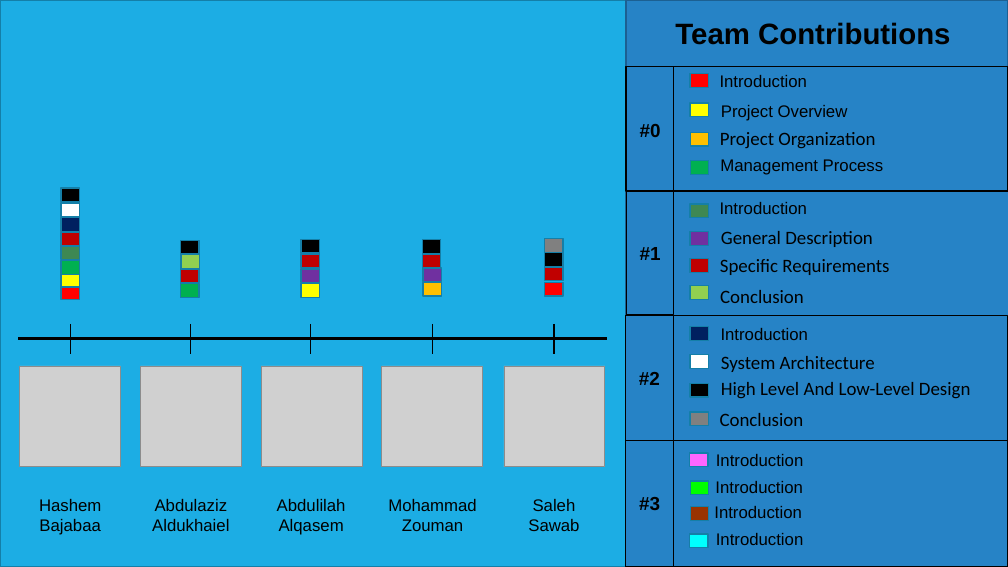
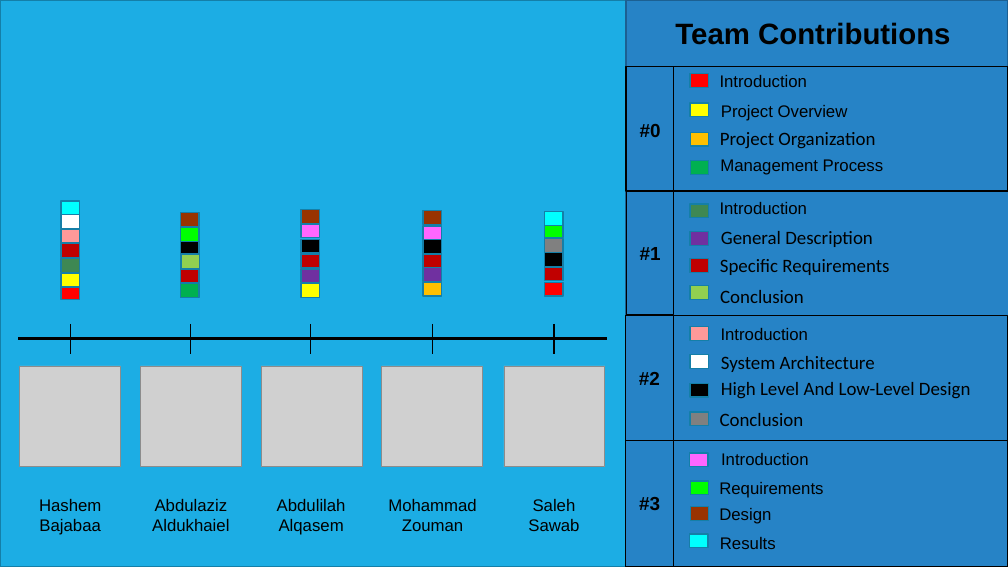
Before and after one commit to hashem-ali/SATS, a slide deck: slide 22 of ProjectPhases/Project-Phase-03-CS310-F-171.pptx (slide 20 before the commit). Drawn at 1008x567 pixels with LibreOffice and Linux fonts; fonts in the diff are those of the drawing; grey boxes stand for pictures. Boxes give left, top, right and bottom in pixels: in the first picture for what was removed or moved away, otherwise in the second. Text is boxed around its words. In the diff, an @@ line names an element or a change of style, - is before the commit and + after.

```diff
--- a/ProjectPhases/Project-Phase-03-CS310-F-171.pptx
+++ b/ProjectPhases/Project-Phase-03-CS310-F-171.pptx
@@ rectangle: place and size @@
-rectangle at bbox=[61, 188, 79, 202]
+rectangle at bbox=[61, 201, 79, 215]
@@ rectangle at bbox=[61, 201, 79, 215]: fill #000000 to #00FFFF @@
@@ rectangle added at bbox=[301, 209, 319, 223], fill #993300, outline #1580A9 1.25 pt @@
@@ 3 rectangles: place and size @@
-3 rectangles at bbox=[61, 203, 79, 246]
+3 rectangles at bbox=[61, 215, 79, 257]
@@ rectangle at bbox=[61, 229, 79, 243]: fill #002060 to #FF9999 @@
@@ rectangle added at bbox=[181, 228, 199, 241], fill #00FF00, outline #1580A9 1.25 pt @@
@@ rectangle added at bbox=[181, 212, 199, 226], fill #993300, outline #1580A9 1.25 pt @@
@@ rectangle added at bbox=[301, 224, 319, 237], fill #FF66FF, outline #1580A9 1.25 pt @@
@@ rectangle added at bbox=[423, 226, 442, 240], fill #FF66FF, outline #1580A9 1.25 pt @@
@@ rectangle added at bbox=[423, 211, 442, 225], fill #993300, outline #1580A9 1.25 pt @@
@@ rectangle added at bbox=[545, 224, 563, 237], fill #00FF00, outline #1580A9 1.25 pt @@
@@ rectangle added at bbox=[545, 212, 563, 225], fill #00FFFF, outline #1580A9 1.25 pt @@
@@ rectangle: place and size @@
-rectangle at bbox=[61, 246, 79, 259]
+rectangle at bbox=[61, 259, 79, 272]
@@ rectangle removed at bbox=[61, 261, 79, 274] @@
@@ rectangle at bbox=[690, 327, 709, 340]: fill #002060 to #FF9999 @@
@@ text "Introduction": place and size @@
-text "Introduction" at bbox=[716, 454, 804, 466]
+text "Introduction" at bbox=[721, 453, 809, 465]
@@ text at bbox=[719, 482, 823, 498]: text changed @@
-Introduction
+Requirements
@@ text at bbox=[719, 508, 771, 524]: text changed @@
-Introduction
+Design
@@ text at bbox=[720, 537, 776, 549]: text changed @@
-Introduction
+Results
```
Also in this commit, not shown: 4 other slides changed, 3 slides added, 1 slide removed.
